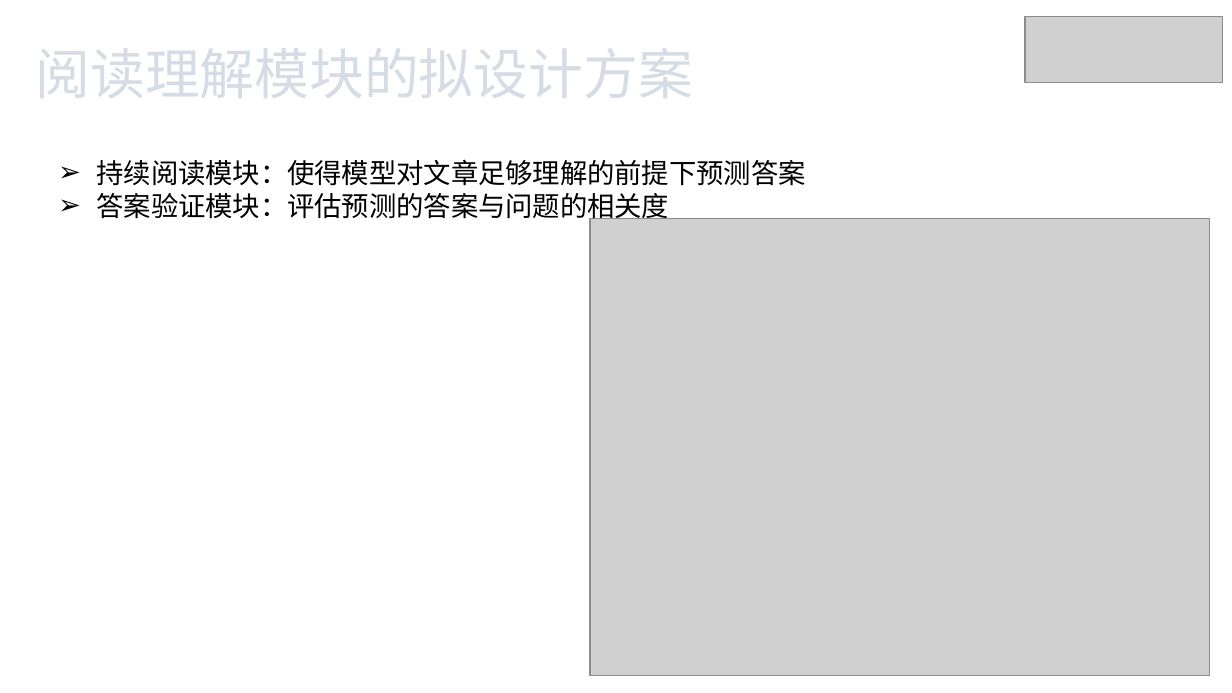
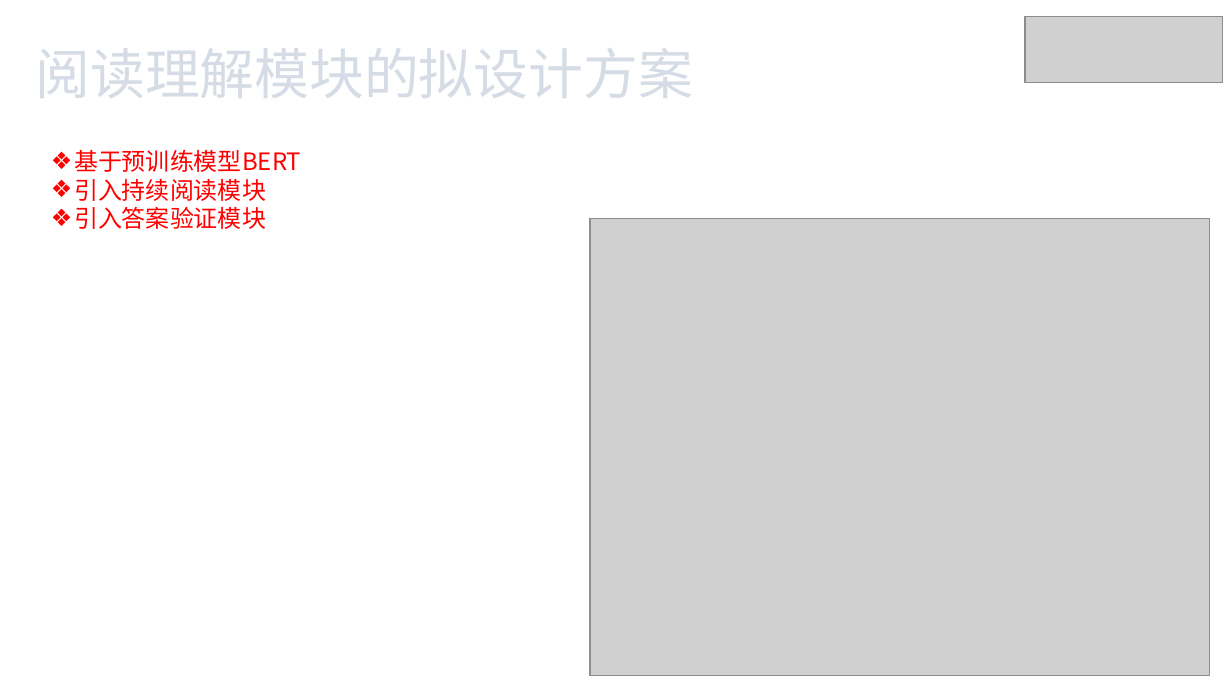
Before and after one commit to xhsun1997/ChineseMRC, a slide deck: slide 11 of 孙相会.pptx (slide 13 before the commit). Drawn at 1232x693 pixels with LibreOffice and Linux fonts; fonts in the diff are those of the drawing; grey boxes stand for pictures. Boxes give left, top, right and bottom in pixels: in the first picture for what was removed or moved away, otherwise in the second. Text is boxed around its words. In the diff, an @@ line names an element or a change of style, - is before the commit and + after.

```diff
--- a/孙相会.pptx
+++ b/孙相会.pptx
@@ text added at <box>74,150,301,229</box>, 14 pt, text #FF0000 @@
+❖ 基于预训练模型BERT
+❖ 引入持续阅读模块
+❖ 引入答案验证模块
@@ text removed at <box>97,159,806,224</box> @@
-➢ 持续阅读模块：使得模型对文章足够理解的前提下预测答案
-➢ 答案验证模块：评估预测的答案与问题的相关度
```
Also in this commit, not shown: 7 other slides changed, 1 slide added, 6 slides removed.
